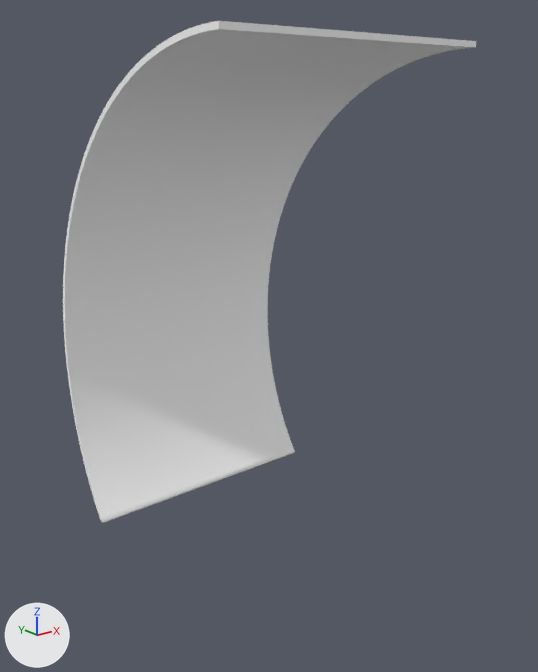
The FBX model Assets/Art/Meshs/1-Enviros/Kit/ArchWall/SM_WallArch_SmallCut_02.fbx: old version first, new version second.
The view is the same before and after, from a 50 mm camera at (-10.56, -7.91, -0.93) aimed at (-2.09, 2.68, -5.17). Lighting does not change. The marker at lower left points along +X, +Y and +Z. The first picture is the older version. Where no turn or scale is listed for an object, it has been applied to the vertices.

The first picture shows 'SM_WallArch_SmallCut_02'.
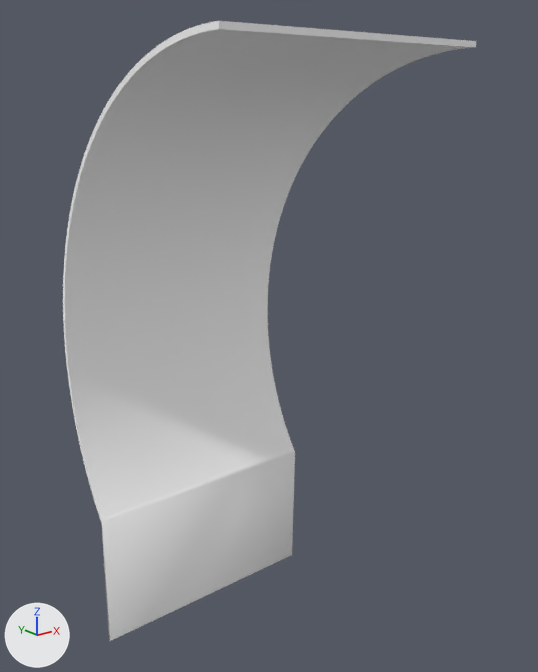
Where the newer file only moved an object's origin or applied its transform, the numbers keep the older frame.

What the commit changed:
me_scene_007 is used by ob_sm_wallarch_smallcut_02; location (0.0, 0.0, 0.0).
Verts and faces of me_scene_007; kept vertices keep their numbers, new ones are numbered from 420.
Before the commit, vertices of me_scene_007: 416 (-5.0, 4.37, -8.92) at pixel (101, 523), 417 (0.0, 4.37, -8.92) at pixel (293, 453), 418 (-5.0, 4.3, -8.86) at pixel (102, 522), 419 (0.0, 4.3, -8.86) at pixel (295, 451).
me_scene_007 had 420 vertices, 418 faces and spanned x -5.0..0.0, y 0.0..5.43, z -8.92..0.0.
me_scene_007 now has 424 vertices, 422 faces and spans x -5.0..0.0, y 0.0..5.43, z -11.77..0.0.
Part 1, on me_scene_007:
Faces deleted: (416, 417, 419, 418).
New vertex 420 is at (0.0, 4.43, -11.77), pixel (290, 555).
New vertex 421 is at (-5.0, 4.43, -11.77), pixel (109, 641).
New vertex 422 is at (-5.0, 4.37, -11.71), pixel (110, 640).
New vertex 423 is at (0.0, 4.37, -11.71), pixel (292, 554).
New faces: (420, 423, 422, 421), (416, 421, 422, 418), (416, 417, 420, 421), (417, 419, 423, 420), (418, 422, 423, 419).

Location of each change, [x1, y1, x2, y2] in pixels of the pictures (538 x 672 px):
'SM_WallArch_SmallCut_02', reshaped (23% taller)
    before: [63, 21, 476, 524]
    after: [63, 21, 476, 641]
part 1 of me_scene_007, built on
    before: [103, 453, 292, 523]
    after: [102, 452, 295, 641]
